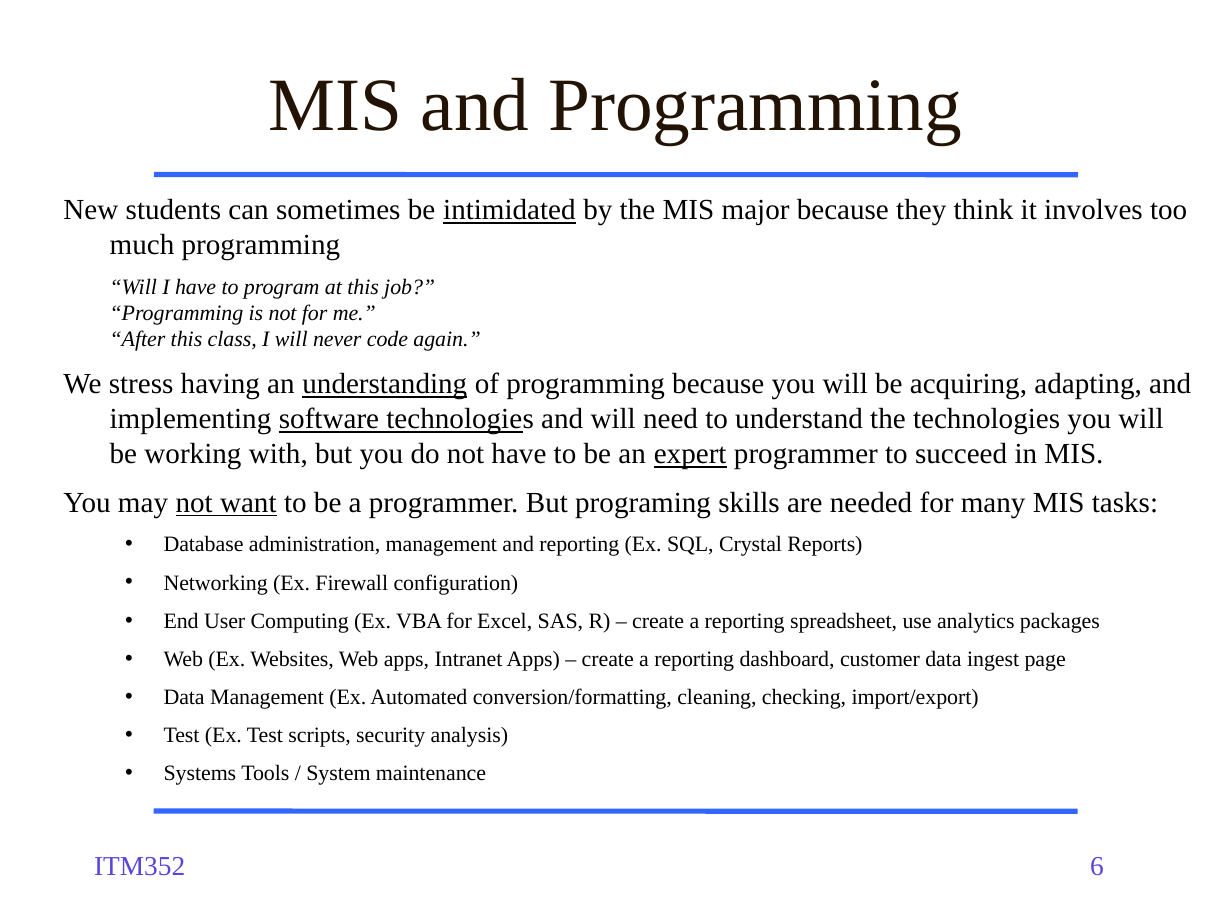
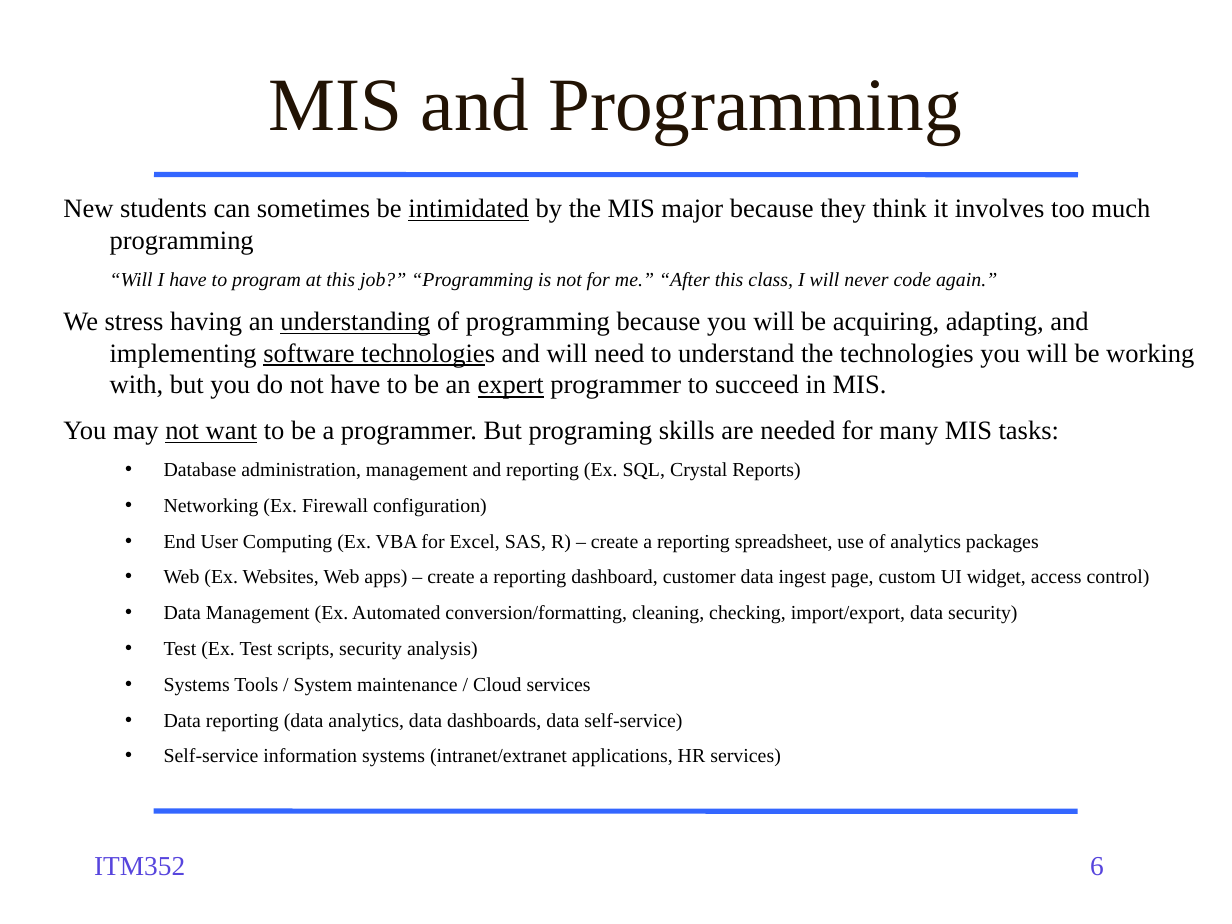
Before and after one commit to dport96/ITM352, a slide deck: slide 6 of morea/010.introduction/ITM352_01_intro.pptx. Drawn at 1232x924 pixels with LibreOffice and Linux fonts; fonts in the diff are those of the drawing. Boxes give left, top, right and bottom in pixels: in the first picture for what was removed or moved away, otherwise in the second. Text is boxed around its words. In the diff, an @@ line names an element or a change of style, - is before the commit and + after.

```diff
--- a/morea/010.introduction/ITM352_01_intro.pptx
+++ b/morea/010.introduction/ITM352_01_intro.pptx
@@ text at [63,198,1194,660]: size 17 to 15.5 pt in "New students can sometimes be intimidated by ...", "We stress having an understanding of programming ...", "You may not want to be a ..."; size 12.8 to 11.6 pt in "“Will I have to program at this ...", "Database administration, management and reporting (Ex. SQL, ...", "Networking (Ex. Firewall configuration)", "Test (Ex. Test scripts, security analysis)" @@
@@ text at [164,534,1150,624]: text changed; size 12.8 to 11.6 pt @@
-  • End User Computing (Ex. VBA for Excel, SAS, R) – create a reporting spreadsheet, use analytics packages
-  • Web (Ex. Websites, Web apps, Intranet Apps) – create a reporting dashboard, customer data ingest page
-  • Data Management (Ex. Automated conversion/formatting, cleaning, checking, import/export)
+  • End User Computing (Ex. VBA for Excel, SAS, R) – create a reporting spreadsheet, use of analytics packages
+  • Web (Ex. Websites, Web apps) – create a reporting dashboard, customer data ingest page, custom UI widget, access control)
+  • Data Management (Ex. Automated conversion/formatting, cleaning, checking, import/export, data security)
@@ text at [164,677,781,767]: text changed; size 12.8 to 11.6 pt @@
-  • Systems Tools / System maintenance
+  • Systems Tools / System maintenance / Cloud services
+  • Data reporting (data analytics, data dashboards, data self-service)
+  • Self-service information systems (intranet/extranet applications, HR services)
```
Also in this commit, not shown: 2 other slides changed, 2 slides added.
